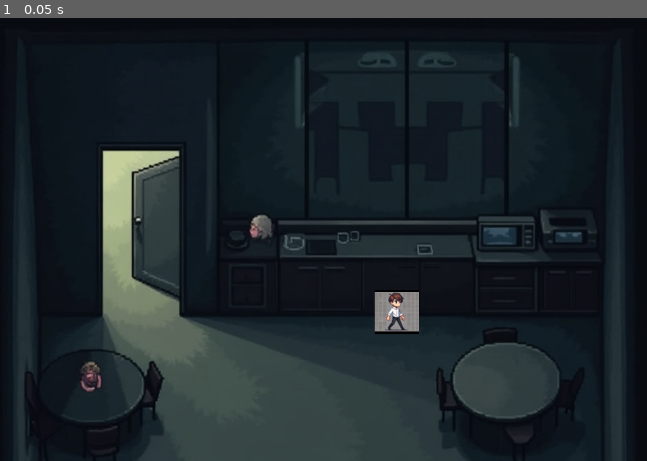
Above: before the commit, frame 1.
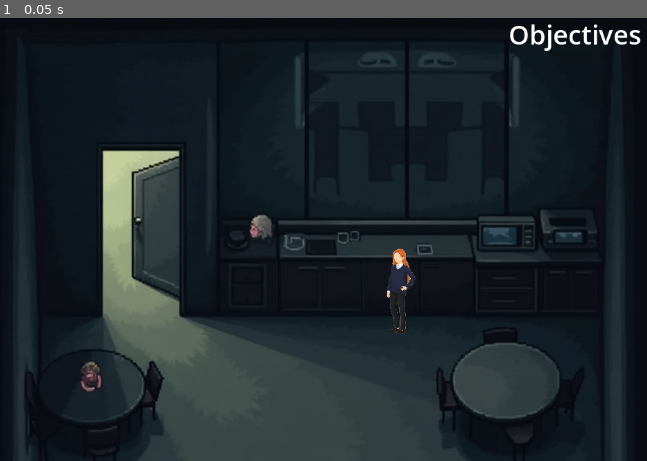
Above: after the commit, the same moment.

Repository: zbowyer20/godot-game
Game: Godot game, scene res://scenes/Main.tscn
Two runs of this game, one before a commit and one after it. Both use one fixed random seed, a clock stepped at 60 frames per second and the inputs below. This scene is started directly instead of the project's main scene. Sound files missing from this copy of the repository are replaced by a short silence.
Inputs:
- Up to frame 1 (0.05 s): no input

The runs differ from the first frame. In frame 1, 1.3% of the frame differs, in the area x 57-100%, y 1-72%.

Commit message:
new friend and objectives

Diff:
--- a/horror-game/scenes/Friend.tscn
+++ /dev/null
@@ -1,21 +0,0 @@
-[gd_scene load_steps=4 format=3 uid="uid://duyyj1n2mekcb"]
-
-[ext_resource type="Script" uid="uid://5cxq7hgghe8t" path="res://scenes/friend.gd" id="1_ltv6v"]
-[ext_resource type="Texture2D" uid="uid://di2jdhvokr04y" path="res://assets/sprite.png" id="1_ohny1"]
-
-[sub_resource type="RectangleShape2D" id="RectangleShape2D_ltv6v"]
-size = Vector2(157, 141)
-
-[node name="Friend" type="Area2D"]
-script = ExtResource("1_ltv6v")
-
-[node name="Sprite2D" type="Sprite2D" parent="."]
-position = Vector2(50, 56)
-texture = ExtResource("1_ohny1")
-
-[node name="CollisionShape2D" type="CollisionShape2D" parent="."]
-position = Vector2(49.5, 58.5)
-shape = SubResource("RectangleShape2D_ltv6v")
-
-[connection signal="body_entered" from="." to="." method="_on_body_entered"]
-[connection signal="body_exited" from="." to="." method="_on_body_exited"]
--- /dev/null
+++ b/horror-game/scenes/Gemma.tscn
@@ -0,0 +1,17 @@
+[gd_scene load_steps=3 format=3 uid="uid://pdjokguoimg5"]
+
+[ext_resource type="Texture2D" uid="uid://cmj2hyib7osf0" path="res://assets/gemma.png" id="1_xvuq3"]
+
+[sub_resource type="RectangleShape2D" id="RectangleShape2D_yuacq"]
+size = Vector2(99, 192)
+
+[node name="Gemma" type="Area2D"]
+
+[node name="Sprite2D" type="Sprite2D" parent="."]
+position = Vector2(119, -213)
+scale = Vector2(0.285156, 0.285156)
+texture = ExtResource("1_xvuq3")
+
+[node name="CollisionShape2D" type="CollisionShape2D" parent="."]
+position = Vector2(118.5, -220)
+shape = SubResource("RectangleShape2D_yuacq")
--- a/horror-game/scenes/Main.tscn
+++ b/horror-game/scenes/Main.tscn
@@ -1,8 +1,10 @@
-[gd_scene load_steps=4 format=3 uid="uid://b1uxwk8wgg5qb"]
+[gd_scene load_steps=6 format=3 uid="uid://b1uxwk8wgg5qb"]
 
 [ext_resource type="PackedScene" uid="uid://5ltuvnx62dxr" path="res://scenes/Map.tscn" id="1_rvslj"]
 [ext_resource type="PackedScene" uid="uid://cqg6s5udbfvmy" path="res://scenes/Character.tscn" id="2_0bbpv"]
-[ext_resource type="PackedScene" uid="uid://duyyj1n2mekcb" path="res://scenes/Friend.tscn" id="3_0bbpv"]
+[ext_resource type="PackedScene" uid="uid://pdjokguoimg5" path="res://scenes/Gemma.tscn" id="4_vcsgt"]
+[ext_resource type="Script" uid="uid://bg326viuq0lqi" path="res://scenes/gemma.gd" id="5_c01mt"]
+[ext_resource type="PackedScene" uid="uid://cw4xb0vjsmqv5" path="res://scenes/ObjectivesBox.tscn" id="6_c01mt"]
 
 [node name="Main" type="Node2D"]
 
@@ -12,8 +14,12 @@
 [node name="Character" parent="." instance=ExtResource("2_0bbpv")]
 position = Vector2(233, 695)
 
-[node name="Friend" parent="." instance=ExtResource("3_0bbpv")]
-position = Vector2(603, 377)
-interaction_text = "How are you?"
-portrait_path = "res://assets/zak.png"
-name_label = "Zak"
+[node name="Gemma" parent="." instance=ExtResource("4_vcsgt")]
+position = Vector2(537, 617)
+script = ExtResource("5_c01mt")
+interaction_text = "Someone has left a lot of washing up in the sink. Can you go and do it?"
+portrait_path = "res://assets/gemma-portrait.png"
+name_label = "Gemma"
+
+[node name="ObjectivesBox" parent="." instance=ExtResource("6_c01mt")]
+layer = 2
--- /dev/null
+++ b/horror-game/scenes/ObjectivesBox.tscn
@@ -0,0 +1,31 @@
+[gd_scene load_steps=2 format=3 uid="uid://cw4xb0vjsmqv5"]
+
+[ext_resource type="Script" uid="uid://b7qu7dyjng2n3" path="res://scenes/objectives_box.gd" id="1_4m12c"]
+
+[node name="ObjectivesBox" type="CanvasLayer" groups=["ObjectivesUIGroup"]]
+script = ExtResource("1_4m12c")
+
+[node name="Panel" type="Panel" parent="."]
+anchors_preset = 11
+anchor_left = 1.0
+anchor_right = 1.0
+anchor_bottom = 1.0
+grow_horizontal = 0
+grow_vertical = 2
+
+[node name="RichTextLabel" type="RichTextLabel" parent="Panel"]
+layout_mode = 0
+offset_left = -338.0
+offset_top = 6.0
+offset_right = 48.0
+offset_bottom = 92.0
+theme_override_font_sizes/normal_font_size = 38
+text = "Objectives"
+
+[node name="RichTextLabel2" type="RichTextLabel" parent="Panel"]
+layout_mode = 0
+offset_left = -331.0
+offset_top = 64.0
+offset_right = 291.0
+offset_bottom = 160.0
+theme_override_font_sizes/normal_font_size = 26
--- /dev/null
+++ b/horror-game/scenes/gemma.gd
@@ -0,0 +1,38 @@
+extends Area2D
+
+@export var interaction_text: String = "Hello, world!"
+@export var portrait_path: String = "empty"
+@export var name_label: String = "empty'"
+
+var player_in_range = false
+
+func _ready() -> void:
+	body_entered.connect(_on_body_entered)
+	body_exited.connect(_on_body_exited)
+
+func _on_body_entered(body: Node) -> void:
+	print(body.name)
+	if body.name == "Character":  # or body is Player
+		player_in_range = true
+
+func _on_body_exited(body: Node) -> void:
+	if body.name == "Character":
+		player_in_range = false
+
+func _process(delta: float) -> void:
+	# Check if player is in range and the user pressed Space
+	if player_in_range and Input.is_action_just_pressed("interact"):
+		print("Hi")
+		# If dialog is NOT active, show it
+		if not DialogBox.is_active():
+			DialogBox.show_text(name_label, interaction_text, portrait_path)
+			# disable movement
+			# var player = get_tree().get_nodes_in_group("PlayerGroup")[0] # or another reference
+			# player.movement_enabled = false
+		else:
+			# If dialog is already active, hide it
+			DialogBox.hide_text()
+			var objectives_ui = get_tree().get_nodes_in_group("ObjectivesUIGroup")[0]
+			objectives_ui.add_objective("- Do the washing up")
+			# var player = get_tree().get_nodes_in_group("PlayerGroup")[0]
+			# player.movement_enabled = true
--- /dev/null
+++ b/horror-game/scenes/objectives_box.gd
@@ -0,0 +1,17 @@
+extends CanvasLayer
+
+@onready var objectives_label := $Panel/RichTextLabel2
+
+var objectives: Array[String] = []
+
+func add_objective(new_objective: String) -> void:
+	objectives.append(new_objective)
+	_update_objectives_text()
+
+func _update_objectives_text() -> void:
+	# Combine all objectives into one string with line breaks
+	var text = ""
+	for obj in objectives:
+		text += obj + "\n"
+
+	objectives_label.bbcode_text = text  # If using RichTextLabel, you can use BBCode, etc.
Binary file added: horror-game/assets/gemma-portrait.png
Not shown, added: horror-game/assets/gemma-portrait.png.import
Binary file added: horror-game/assets/gemma.png
Not shown, added: horror-game/assets/gemma.png.import
Not shown, added: horror-game/scenes/gemma.gd.uid
Not shown, added: horror-game/scenes/objectives_box.gd.uid
Not shown, changed: horror-game/assets/audio/.DS_Store
